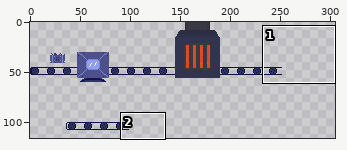
Edited in one commit: sprite sheet (android/assets/Vordergrund.png). Above, an overview of the earlier version with the close-up marked.
Close-up. Old version:
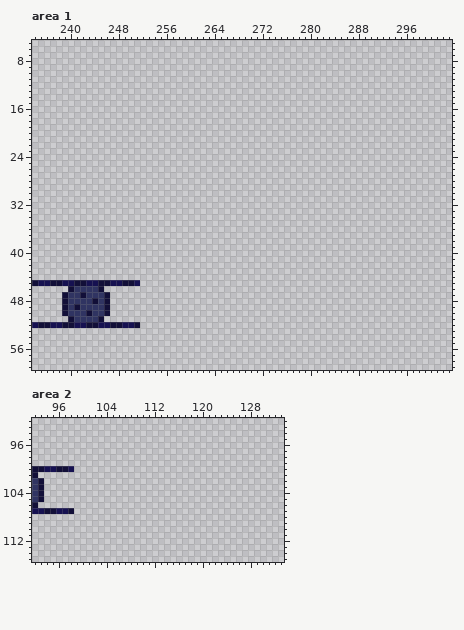
The file is 384x224 pixels. Colours within 5 levels of each other are drawn and written as one. Shown: area 1: x 234..303, y 5..59; area 2: x 92..133, y 92..115. The wide view leaves out empty margins.
Now the later version:
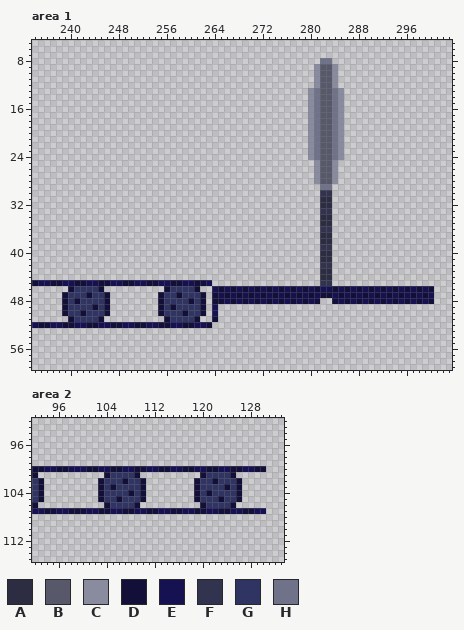
Palette (. is transparent): A #2c2d43  B #57596b  C #898b9f  D #120f38  E #161151  F #31334f  G #303462  H #707289
Edits made:
Area 1:
y 8: x 282..283 .. -> HH
y 9..12: x 281..284 .... -> CBBC
y 13..24: x 280..285 ...... -> CHBBHC
y 25..28: x 281..284 .... -> CBBC
y 29: x 282..283 .. -> HH
y 30: x 282..283 .. -> FF
y 31..32: x 282..283 .. -> AA
y 33: x 282..283 .. -> FF
y 34..35: x 282..283 .. -> AA
y 36: x 282..283 .. -> FF
y 37..38: x 282..283 .. -> AA
y 39: x 282..283 .. -> FF
y 40..41: x 282..283 .. -> AA
y 42: x 282..283 .. -> FF
y 43..44: x 282..283 .. -> AA
y 45: x 252..263 ............ -> EDDEEDDEEDDE; x 282..283 .. -> FF
y 46: x 256..261 ...... -> DGGGGD; x 264..300 ..................................... -> EDEDEDEDEDEDEDEDEDEEDEDEDEDEDEDEDEDED
y 47: x 242..243 DG -> GD; x 255..262 ........ -> DGGDGGGD; x 264..300 ..................................... -> DEDEDEDEDEDEDEDEDEDDEDEDEDEDEDEDEDEDE
y 48: x 241 G -> D; x 244 D -> G; x 255..262 ........ -> DGGGGDGD; x 264..281 .................. -> DDEDEDEDEDEDEDEDED; x 284..300 ................. -> DEDEDEDEDEDEDEDED
y 49: x 241 D -> G; x 244 G -> D; x 255..262 ........ -> DGDGGGGD; x 264 . -> E
y 50: x 242..243 GD -> DG; x 255..262 ........ -> DGGGDGGD; x 264 . -> E
y 51: x 256..261 ...... -> DGGGGD; x 264 . -> D
y 52: x 252..263 ............ -> DEEDDEEDDEED
Area 2:
y 100: x 99..130 ................................ -> EEDDEEDDEEDDEEDDEEDDEEDDEEDDEEDD
y 101: x 104..109 ...... -> DGGGGD; x 120..125 ...... -> DGGGGD
y 102: x 103..110 ........ -> DGGGDGGD; x 119..126 ........ -> DGGDGGGD
y 103: x 103..110 ........ -> DGDGGGGD; x 119..126 ........ -> DGGGGDGD
y 104: x 103..110 ........ -> DGGGGDGD; x 119..126 ........ -> DGDGGGGD
y 105: x 103..110 ........ -> DGGDGGGD; x 119..126 ........ -> DGGGDGGD
y 106: x 104..109 ...... -> DGGGGD; x 120..125 ...... -> DGGGGD
y 107: x 99..130 ................................ -> DDEEDDEEDDEEDDEEDDEEDDEEDDEEDDEE
